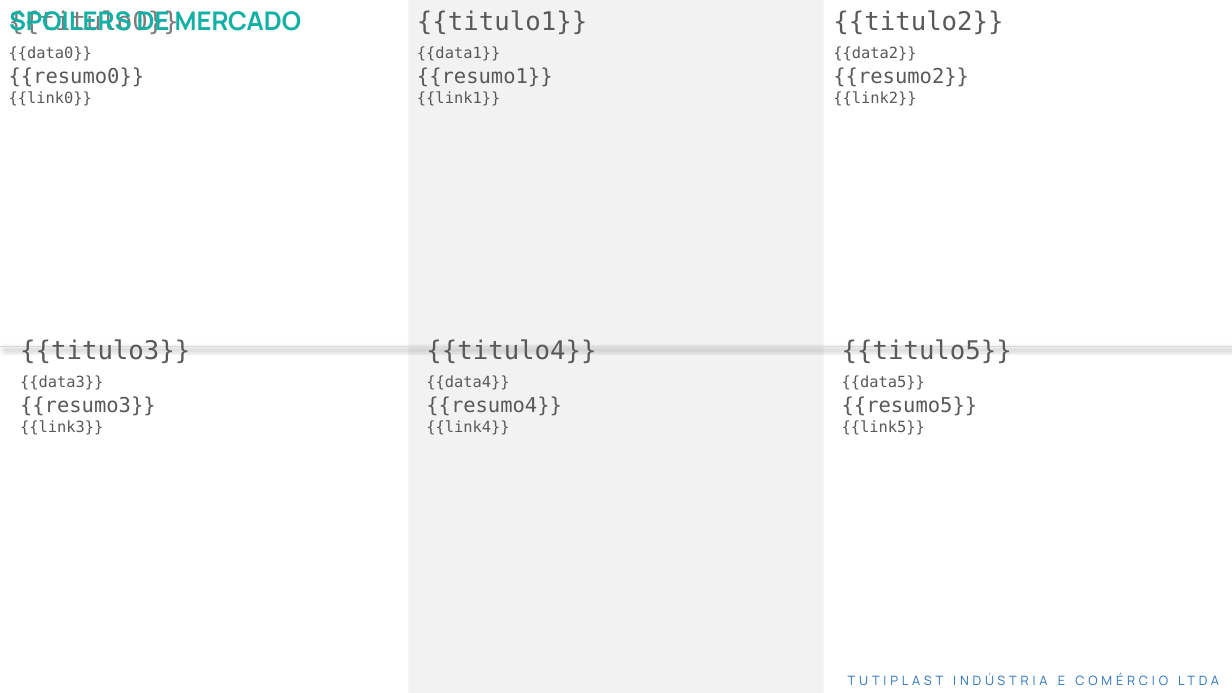
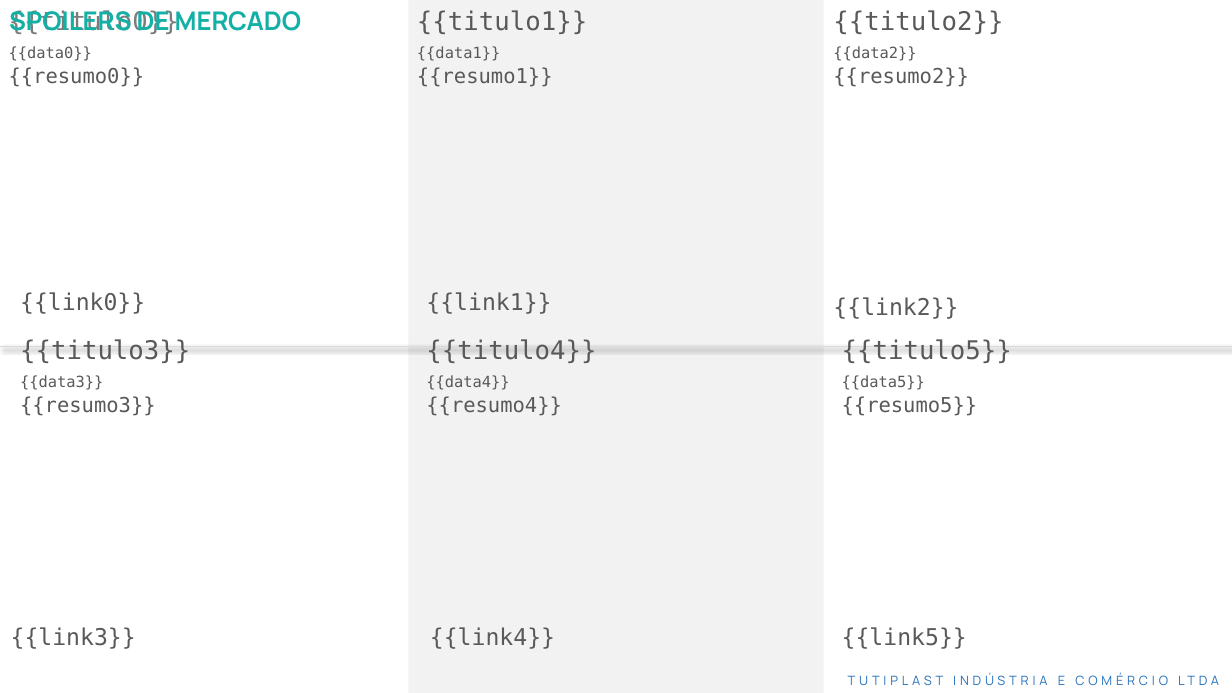
Before and after one commit to kamilypl/API-Python, a slide deck: slide 1 of template.pptx. Drawn at 1232x693 pixels with LibreOffice and Linux fonts; fonts in the diff are those of the drawing. Boxes give left, top, right and bottom in pixels: in the first picture for what was removed or moved away, otherwise in the second. Text is boxed around its words. In the diff, an @@ line names an element or a change of style, - is before the commit and + after.

Commit message:
deploy

```diff
--- a/template.pptx
+++ b/template.pptx
@@ text at [9,46,145,87]: text changed; size 12 to 16 pt @@
-{{data0}}
-{{resumo0}}
-{{link0}}
+{{data0}}
+{{resumo0}}
@@ text at [417,46,553,87]: text changed; size 12 to 16 pt @@
-{{data1}}
-{{resumo1}}
-{{link1}}
+{{data1}}
+{{resumo1}}
@@ text at [833,46,969,87]: text changed; size 12 to 16 pt @@
-{{data2}}
-{{resumo2}}
-{{link2}}
+{{data2}}
+{{resumo2}}
@@ text added at [20,292,145,314], 18 pt, text #595959 @@
+{{link0}}
@@ text added at [426,292,551,314], 18 pt, text #595959 @@
+{{link1}}
@@ text added at [833,297,958,319], 18 pt, text #595959 @@
+{{link2}}
@@ text at [20,375,156,416]: text changed; size 12 to 16 pt @@
-{{data3}}
-{{resumo3}}
-{{link3}}
+{{data3}}
+{{resumo3}}
@@ text at [426,375,562,416]: text changed; size 12 to 16 pt @@
-{{data4}}
-{{resumo4}}
-{{link4}}
+{{data4}}
+{{resumo4}}
@@ text at [842,375,978,416]: text changed; size 12 to 16 pt @@
-{{data5}}
-{{resumo5}}
-{{link5}}
+{{data5}}
+{{resumo5}}
@@ text added at [11,627,136,649], 18 pt, text #595959 @@
+{{link3}}
@@ text added at [430,627,555,649], 18 pt, text #595959 @@
+{{link4}}
@@ text added at [842,627,967,649], 18 pt, text #595959 @@
+{{link5}}
```
